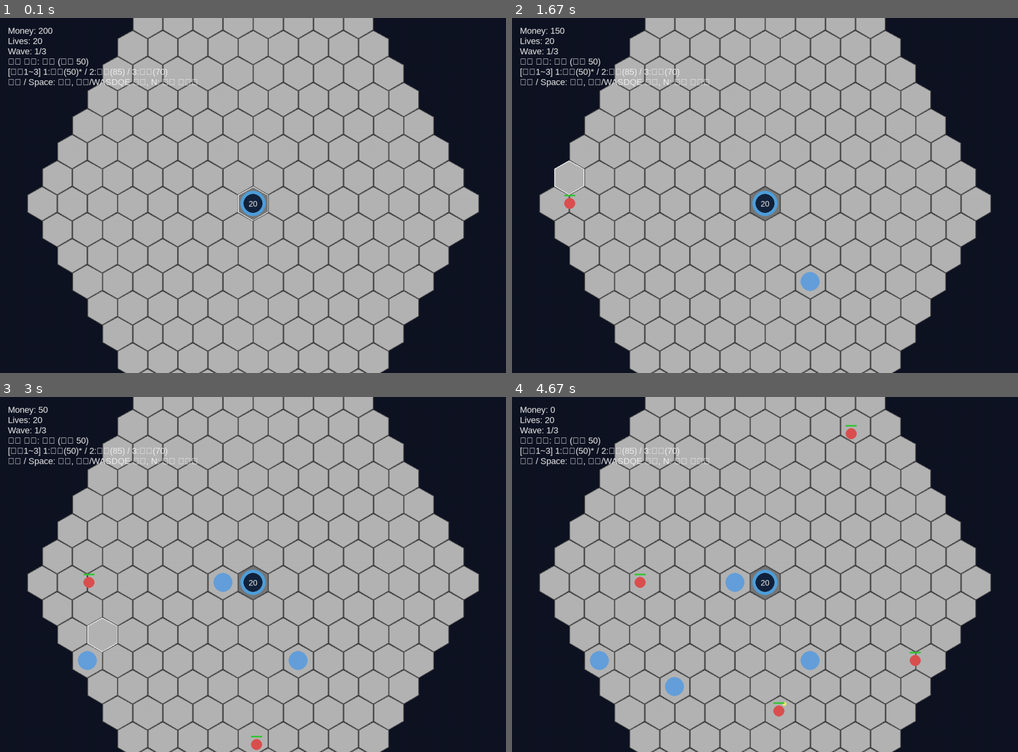
Above: before the commit, frames 1-4 (two rows, left to right).
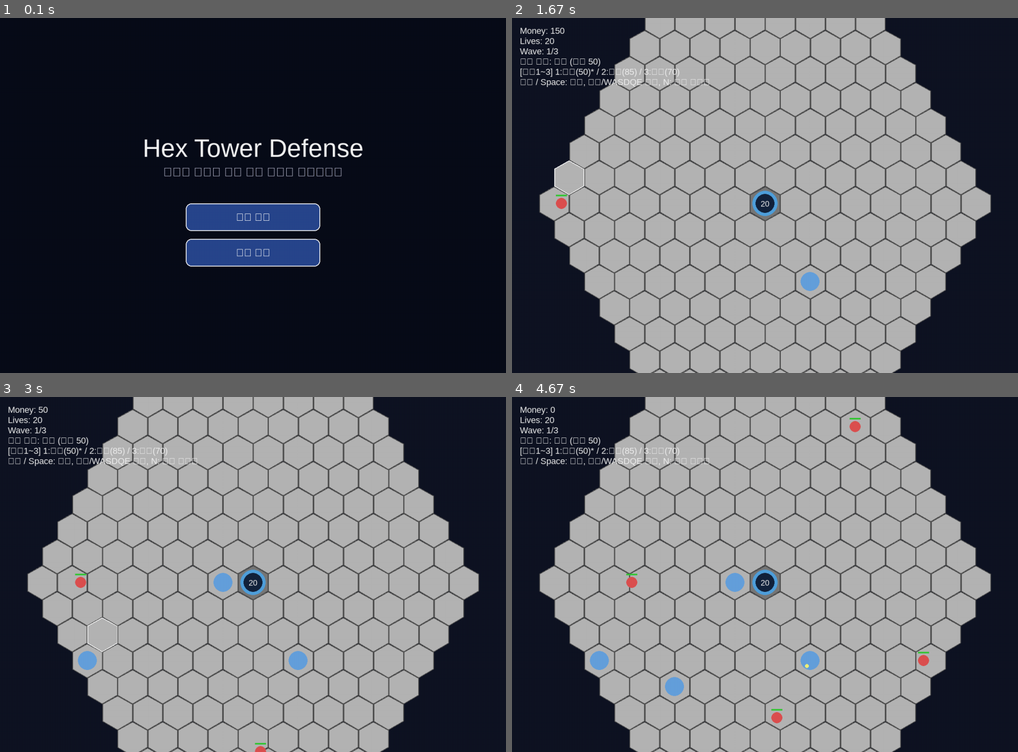
Above: after the commit, the same moments.

Repository: Ahnd6474/Programming2
Game: pygame game, started from Tower Defense/main.py
The game is run twice, just before and just after one commit, with the same random seed, the same clock (stepped at 60 frames per second) and the same inputs.
Inputs (mouse positions are in pixels of both pictures, inside the frame that each line leads up to):
- Up to frame 1 (0.1 s): no input
- Up to frame 2 (1.67 s): press the mouse at (765, 216) at 0.37 s; move the mouse to (790, 245) at 0.47 s; release the mouse at (815, 273) at 0.6 s; hold Space 0.67-1.13 s; hold Right 0.67-1.13 s; move the mouse to (608, 142) at 0.7 s; press the mouse at (765, 216) at 1.2 s; move the mouse to (673, 202) at 1.3 s; release the mouse at (582, 184) at 1.43 s; tap 1 at 1.5 s
- Up to frame 3 (3 s): tap N at 1.83 s; hold Right 2.17-2.63 s; click (222, 592) at 2.25 s; hold Up 2.67-2.97 s; click (80, 656) at 2.75 s; tap E at 2.82 s
- Up to frame 4 (4.67 s): hold Right 3-3.47 s; click (673, 702) at 3.08 s; hold Left 3.5-4.03 s; click (673, 649) at 3.58 s; hold Down 4.07-4.37 s; click (759, 595) at 4.15 s; tap E at 4.22 s; hold Left from 4.4 s (still down); click (937, 677) at 4.48 s

The runs differ from the first frame. In frame 1, 70% of the frame differs, in the area x 1-95%, y 0-100%; in frame 2, 0.1%; in frame 3, 0.2%; in frame 4, 0.5%.

Commit message:
Add intro and outro screens

Diff:
--- a/Tower Defense/main.py
+++ b/Tower Defense/main.py
@@ -415,17 +415,12 @@
         pygame.display.set_caption("Hex Tower Defense")
         self.clock = pygame.time.Clock()
         self.font = pygame.font.SysFont(FONT_NAME, 22)
-        self.hex_map = HexMap(MAP_RADIUS, HEX_SIZE, MAP_OFFSET)
-        self.enemies = pygame.sprite.Group()
-        self.towers = pygame.sprite.Group()
-        self.projectiles = pygame.sprite.Group()
+        self.title_font = pygame.font.SysFont(FONT_NAME, 64)
+        self.sub_title_font = pygame.font.SysFont(FONT_NAME, 30)
+        self.button_font = pygame.font.SysFont(FONT_NAME, 26)
         self.enemy_types = ENEMY_TYPES
         self.tower_types = TOWER_TYPES
-        self.tower_keys = list(self.tower_types.keys())
-        self.selected_tower_key = self.tower_keys[0]
-        self.money = 200
-        self.lives = 20
-        self.wave_manager = WaveManager([
+        self.wave_definitions = [
             WaveDefinition([
                 WaveEntry("grunt", 8, 1.0),
             ]),
@@ -437,11 +432,40 @@
                 WaveEntry("swift", 10, 0.7),
                 WaveEntry("tank", 6, 1.2),
             ]),
-        ])
+        ]
+        self.state = "intro"
+        self.running = True
+        self.rules_text = [
+            "목표: 기지(중앙 육각형)를 끝까지 방어하세요!",
+            "웨이브: N 키로 다음 웨이브를 시작할 수 있습니다.",
+            "타워 건설: 마우스 클릭 또는 Space로 선택 타워를 건설하세요.",
+            "탐색: 화살표, WASD, QE 키로 타일을 이동합니다.",
+            "숫자 키로 타워 종류를 변경할 수 있습니다.",
+        ]
+        self.intro_buttons = {
+            "start": pygame.Rect(WIDTH // 2 - 170, HEIGHT // 2 + 20, 340, 70),
+            "rules": pygame.Rect(WIDTH // 2 - 170, HEIGHT // 2 + 110, 340, 70),
+        }
+        self.rules_back_button = pygame.Rect(WIDTH // 2 - 130, HEIGHT - 140, 260, 60)
+        self.outro_buttons = {
+            "menu": pygame.Rect(WIDTH // 2 - 150, HEIGHT - 170, 300, 70),
+        }
+        self.game_result = ""
+        self.outro_summary: List[str] = []
+        self.setup_gameplay()
+
+    def setup_gameplay(self) -> None:
+        self.hex_map = HexMap(MAP_RADIUS, HEX_SIZE, MAP_OFFSET)
+        self.enemies = pygame.sprite.Group()
+        self.towers = pygame.sprite.Group()
+        self.projectiles = pygame.sprite.Group()
+        self.tower_keys = list(self.tower_types.keys())
+        self.selected_tower_key = self.tower_keys[0]
+        self.money = 200
+        self.lives = 20
+        self.wave_manager = WaveManager(self.wave_definitions)
         self.home_base = HomeBase(self.hex_map.tiles[self.hex_map.base_coord])
         self.selected_tile: Optional[Tile] = self.hex_map.tiles.get(self.hex_map.base_coord)
-        self.running = True
-        self.wave_manager.start_next_wave()
 
     def run(self) -> None:
         while self.running:
@@ -456,24 +480,59 @@
         for event in pygame.event.get():
             if event.type == pygame.QUIT:
                 self.running = False
-            elif event.type == pygame.MOUSEMOTION:
-                self.selected_tile = self.hex_map.get_tile_at_pixel(*event.pos)
-            elif event.type == pygame.MOUSEBUTTONDOWN and event.button == 1:
-                tile = self.hex_map.get_tile_at_pixel(*event.pos)
-                if tile:
-                    self.try_build_tower(tile)
-            elif event.type == pygame.KEYDOWN:
-                if event.key == pygame.K_n:
-                    self.wave_manager.start_next_wave()
-                elif event.key in (pygame.K_SPACE, pygame.K_RETURN):
-                    if self.selected_tile:
-                        self.try_build_tower(self.selected_tile)
-                elif pygame.K_1 <= event.key <= pygame.K_9:
-                    index = event.key - pygame.K_1
-                    if index < len(self.tower_keys):
-                        self.selected_tower_key = self.tower_keys[index]
-                else:
-                    self.handle_keyboard_selection(event.key)
+                continue
+            if self.state == "intro":
+                self.handle_intro_events(event)
+            elif self.state == "rules":
+                self.handle_rules_events(event)
+            elif self.state == "playing":
+                self.handle_gameplay_events(event)
+            elif self.state == "outro":
+                self.handle_outro_events(event)
+
+    def handle_intro_events(self, event: pygame.event.Event) -> None:
+        if event.type == pygame.MOUSEBUTTONDOWN and event.button == 1:
+            if self.intro_buttons["start"].collidepoint(event.pos):
+                self.start_game()
+            elif self.intro_buttons["rules"].collidepoint(event.pos):
+                self.state = "rules"
+
+    def handle_rules_events(self, event: pygame.event.Event) -> None:
+        if event.type == pygame.MOUSEBUTTONDOWN and event.button == 1:
+            if self.rules_back_button.collidepoint(event.pos):
+                self.state = "intro"
+
+    def handle_outro_events(self, event: pygame.event.Event) -> None:
+        if event.type == pygame.MOUSEBUTTONDOWN and event.button == 1:
+            if self.outro_buttons["menu"].collidepoint(event.pos):
+                self.state = "intro"
+                self.game_result = ""
+                self.outro_summary = []
+
+    def handle_gameplay_events(self, event: pygame.event.Event) -> None:
+        if event.type == pygame.MOUSEMOTION:
+            self.selected_tile = self.hex_map.get_tile_at_pixel(*event.pos)
+        elif event.type == pygame.MOUSEBUTTONDOWN and event.button == 1:
+            tile = self.hex_map.get_tile_at_pixel(*event.pos)
+            if tile:
+                self.try_build_tower(tile)
+        elif event.type == pygame.KEYDOWN:
+            if event.key == pygame.K_n:
+                self.wave_manager.start_next_wave()
+            elif event.key in (pygame.K_SPACE, pygame.K_RETURN):
+                if self.selected_tile:
+                    self.try_build_tower(self.selected_tile)
+            elif pygame.K_1 <= event.key <= pygame.K_9:
+                index = event.key - pygame.K_1
+                if index < len(self.tower_keys):
+                    self.selected_tower_key = self.tower_keys[index]
+            else:
+                self.handle_keyboard_selection(event.key)
+
+    def start_game(self) -> None:
+        self.setup_gameplay()
+        self.state = "playing"
+        self.wave_manager.start_next_wave()
 
     def handle_keyboard_selection(self, key: int) -> None:
         if not self.selected_tile:
@@ -511,6 +570,8 @@
         self.money -= tower_type.cost
 
     def update(self, dt: float) -> None:
+        if self.state != "playing":
+            return
         self.wave_manager.update(dt, self)
         for enemy in list(self.enemies):
             enemy.update(dt, self)
@@ -518,8 +579,23 @@
             tower.update(dt, self)
         for projectile in list(self.projectiles):
             projectile.update(dt)
+        if self.lives <= 0:
+            self.finish_game("방어 실패!")
+        elif self.all_waves_cleared():
+            self.finish_game("모든 웨이브 방어 성공!")
 
     def draw(self) -> None:
+        if self.state == "intro":
+            self.draw_intro()
+        elif self.state == "rules":
+            self.draw_rules()
+        elif self.state == "playing":
+            self.draw_gameplay()
+        elif self.state == "outro":
+            self.draw_outro()
+        pygame.display.flip()
+
+    def draw_gameplay(self) -> None:
         self.screen.fill((15, 20, 35))
         self.hex_map.draw(self.screen, self.selected_tile)
         self.home_base.draw(self.screen, self.lives)
@@ -529,7 +605,6 @@
         for enemy in self.enemies:
             enemy.draw_health(self.screen)
         self.draw_ui()
-        pygame.display.flip()
 
     def draw_ui(self) -> None:
         wave_total = len(self.wave_manager.waves)
@@ -552,6 +627,68 @@
             label = self.font.render(text, True, (240, 240, 240))
             self.screen.blit(label, (20, 20 + i * 26))
 
+    def draw_intro(self) -> None:
+        self.screen.fill((8, 12, 25))
+        title = self.title_font.render("Hex Tower Defense", True, (245, 245, 245))
+        title_rect = title.get_rect(center=(WIDTH // 2, HEIGHT // 2 - 120))
+        self.screen.blit(title, title_rect)
+        subtitle = self.sub_title_font.render("기지를 지키기 위한 방어 전략을 세워보세요", True, (200, 200, 220))
+        self.screen.blit(subtitle, subtitle.get_rect(center=(WIDTH // 2, HEIGHT // 2 - 60)))
+        mouse_pos = pygame.mouse.get_pos()
+        self.draw_button(self.intro_buttons["start"], "게임 시작", mouse_pos)
+        self.draw_button(self.intro_buttons["rules"], "게임 규칙", mouse_pos)
+
+    def draw_rules(self) -> None:
+        self.screen.fill((10, 15, 30))
+        title = self.title_font.render("게임 규칙", True, (240, 240, 240))
+        self.screen.blit(title, title.get_rect(center=(WIDTH // 2, 140)))
+        for i, line in enumerate(self.rules_text):
+            label = self.sub_title_font.render(line, True, (230, 230, 240))
+            self.screen.blit(label, (120, 240 + i * 48))
+        self.draw_button(self.rules_back_button, "돌아가기", pygame.mouse.get_pos())
+
+    def draw_outro(self) -> None:
+        self.screen.fill((5, 10, 20))
+        title = self.title_font.render("게임 종료", True, (240, 240, 240))
+        self.screen.blit(title, title.get_rect(center=(WIDTH // 2, 150)))
+        result = self.sub_title_font.render(self.game_result or "", True, (200, 220, 255))
+        self.screen.blit(result, result.get_rect(center=(WIDTH // 2, 230)))
+        for i, line in enumerate(self.outro_summary):
+            label = self.button_font.render(line, True, (220, 220, 230))
+            self.screen.blit(label, label.get_rect(center=(WIDTH // 2, 320 + i * 40)))
+        self.draw_button(self.outro_buttons["menu"], "메인 메뉴로", pygame.mouse.get_pos())
+
+    def draw_button(self, rect: pygame.Rect, text: str, mouse_pos: Tuple[int, int]) -> None:
+        hovered = rect.collidepoint(mouse_pos)
+        base_color = (70, 120, 210) if hovered else (40, 70, 140)
+        pygame.draw.rect(self.screen, base_color, rect, border_radius=14)
+        pygame.draw.rect(self.screen, (255, 255, 255), rect, width=2, border_radius=14)
+        label = self.button_font.render(text, True, (255, 255, 255))
+        self.screen.blit(label, label.get_rect(center=rect.center))
+
+    def finish_game(self, message: str) -> None:
+        if self.state != "playing":
+            return
+        total_waves = len(self.wave_manager.waves)
+        current_wave = max(0, self.wave_manager.current_wave + 1)
+        self.game_result = message
+        self.outro_summary = [
+            f"진행 웨이브: {current_wave}/{total_waves}",
+            f"남은 돈: {self.money}",
+            f"남은 목숨: {max(self.lives, 0)}",
+        ]
+        self.state = "outro"
+
+    def all_waves_cleared(self) -> bool:
+        if not self.wave_manager.waves:
+            return False
+        last_wave_index = len(self.wave_manager.waves) - 1
+        return (
+            self.wave_manager.current_wave == last_wave_index
+            and not self.wave_manager.active
+            and not self.enemies
+        )
+
 
 if __name__ == "__main__":
     Game().run()
